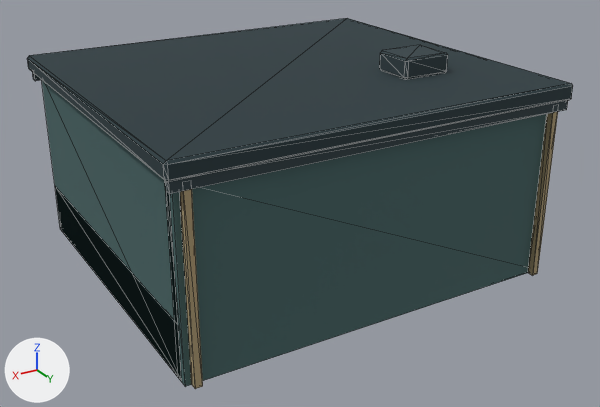
An edit to the glTF model godot/assets/building_clinic.glb, drawn before and after from the same camera.
One viewpoint serves both versions: a 50 mm camera at (5.89, 12.78, 5.83) aimed at (-0.05, 2.88, 0.88). Lighting does not change. The marker at lower left points along +X, +Y and +Z. The older version comes first. Mesh edges are drawn as thin lines. Where no turn or scale is listed for an object, it has been applied to the vertices.

In view in the first picture: 'DD_Cut_East', 'DD_Hide_BackCorner', 'DD_Hide_BackCorner.001', 'DD_Hide_BackFascia', 'DD_Hide_East', 'DD_Hide_Roof', 'DD_Hide_RoofVent', 'DD_Keep_Back'.
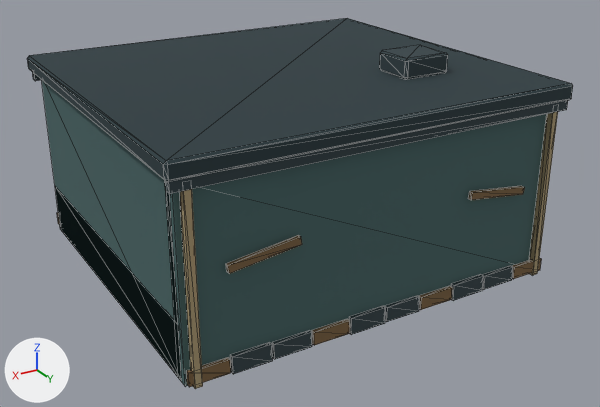
Changed parts and their boxes [x1, y1, x2, y2] in the pictures (600 x 407 px):
'DD_Hide_BackWindowRepair.001', added (brown)
    after: [226, 235, 302, 274]
'DD_Hide_BackPlinth.008', added
    after: [230, 342, 273, 374]
'DD_Hide_BackPlinth.007', added
    after: [272, 330, 312, 359]
'DD_Hide_BackPlinth.005', added
    after: [349, 306, 386, 335]
'DD_Hide_BackPlinth.006', added (brown)
    after: [312, 319, 350, 345]
'DD_Hide_BackPlinth.009', added (brown)
    after: [187, 358, 231, 387]
'DD_Hide_BackPlinth.004', added
    after: [385, 296, 420, 322]
'DD_Hide_BackPlinth.002', added
    after: [451, 274, 484, 301]
'DD_Hide_BackWindowRepair', added (brown)
    after: [468, 186, 525, 200]
'DD_Hide_BackPlinth.003', added (brown)
    after: [419, 286, 452, 310]
'DD_Hide_BackPlinth.001', added
    after: [482, 266, 513, 289]
'DD_Hide_BackPlinth', added
    after: [512, 258, 542, 279]
'DD_Hide_FrontPlinth.005', added
    after: [57, 213, 60, 224]

The change, as a diff of the scene's bpy script:
```diff
--- a/godot/assets/building_clinic.glb.py
+++ b/godot/assets/building_clinic.glb.py
@@ me_cube_043 @@
+me_cube_043.from_pydata([(-0.488, -0.03, 0.011), (-0.474, -0.03, 0.115), (-0.488, 0.03, 0.011), (-0.474, 0.03, 0.115), (0.474, -0.03, -0.115), (0.488, -0.03, -0.011), (0.474, 0.03, -0.115), (0.488, 0.03, -0.011)], [], [(0, 1, 3), (0, 3, 2), (2, 3, 7), (2, 7, 6), (6, 7, 5), (6, 5, 4), (4, 5, 1), (4, 1, 0), (2, 6, 4), (2, 4, 0), (7, 3, 1), (7, 1, 5)])
+me_cube_043.materials.append(mat_dd_wood_light)  # brown #7a6140
@@ me_cube_042 @@
+me_cube_042.from_pydata([(-0.474, -0.03, -0.115), (-0.488, -0.03, -0.011), (-0.474, 0.03, -0.115), (-0.488, 0.03, -0.011), (0.488, -0.03, 0.011), (0.474, -0.03, 0.115), (0.488, 0.03, 0.011), (0.474, 0.03, 0.115)], [], [(0, 1, 3), (0, 3, 2), (2, 3, 7), (2, 7, 6), (6, 7, 5), (6, 5, 4), (4, 5, 1), (4, 1, 0), (2, 6, 4), (2, 4, 0), (7, 3, 1), (7, 1, 5)])
+me_cube_042.materials.append(mat_dd_wood_light)  # brown #7a6140
@@ ob_dd_hide_frontplinth_005 @@
+ob_dd_hide_frontplinth_005 = bpy.data.objects.new('DD_Hide_FrontPlinth.005', me_cube_026)  # a box spanning x -0.27..0.27, y -0.03..0.03, z -0.095..0.095; in mat_dd_wood_light (brown #7a6140)
+ob_dd_hide_frontplinth_005.location = (2.56, -0.15, 0.13)
@@ ob_dd_hide_backwindowrepair_001 @@
+ob_dd_hide_backwindowrepair_001 = bpy.data.objects.new('DD_Hide_BackWindowRepair.001', me_cube_043)
+ob_dd_hide_backwindowrepair_001.location = (1.8, 5.18, 1.5)
@@ ob_dd_hide_backwindowrepair @@
+ob_dd_hide_backwindowrepair = bpy.data.objects.new('DD_Hide_BackWindowRepair', me_cube_042)
+ob_dd_hide_backwindowrepair.location = (-1.8, 5.18, 1.5)
@@ ob_dd_hide_backplinth_009 @@
+ob_dd_hide_backplinth_009 = bpy.data.objects.new('DD_Hide_BackPlinth.009', me_cube_026.copy())
+ob_dd_hide_backplinth_009.location = (2.56, 5.15, 0.13)
@@ ob_dd_hide_backplinth_008 @@
+ob_dd_hide_backplinth_008 = bpy.data.objects.new('DD_Hide_BackPlinth.008', me_cube_040)  # a box spanning x -0.27..0.27, y -0.03..0.03, z -0.12..0.12; in mat_dd_steel (dark cyan #304045)
+ob_dd_hide_backplinth_008.location = (1.99, 5.15, 0.13)
@@ ob_dd_hide_backplinth_007 @@
+ob_dd_hide_backplinth_007 = bpy.data.objects.new('DD_Hide_BackPlinth.007', me_cube_039)  # a box spanning x -0.27..0.27, y -0.03..0.03, z -0.108..0.108; in mat_dd_steel (dark cyan #304045)
+ob_dd_hide_backplinth_007.location = (1.42, 5.15, 0.13)
@@ ob_dd_hide_backplinth_006 @@
+ob_dd_hide_backplinth_006 = bpy.data.objects.new('DD_Hide_BackPlinth.006', me_cube_026.copy())
+ob_dd_hide_backplinth_006.location = (0.85, 5.15, 0.13)
@@ ob_dd_hide_backplinth_005 @@
+ob_dd_hide_backplinth_005 = bpy.data.objects.new('DD_Hide_BackPlinth.005', me_cube_040.copy())
+ob_dd_hide_backplinth_005.location = (0.28, 5.15, 0.13)
@@ ob_dd_hide_backplinth_004 @@
+ob_dd_hide_backplinth_004 = bpy.data.objects.new('DD_Hide_BackPlinth.004', me_cube_039.copy())
+ob_dd_hide_backplinth_004.location = (-0.29, 5.15, 0.13)
@@ ob_dd_hide_backplinth_003 @@
+ob_dd_hide_backplinth_003 = bpy.data.objects.new('DD_Hide_BackPlinth.003', me_cube_026.copy())
+ob_dd_hide_backplinth_003.location = (-0.86, 5.15, 0.13)
@@ ob_dd_hide_backplinth_002 @@
+ob_dd_hide_backplinth_002 = bpy.data.objects.new('DD_Hide_BackPlinth.002', me_cube_040.copy())
+ob_dd_hide_backplinth_002.location = (-1.43, 5.15, 0.13)
@@ ob_dd_hide_backplinth_001 @@
+ob_dd_hide_backplinth_001 = bpy.data.objects.new('DD_Hide_BackPlinth.001', me_cube_039.copy())
+ob_dd_hide_backplinth_001.location = (-2.0, 5.15, 0.13)
@@ ob_dd_hide_backplinth @@
+ob_dd_hide_backplinth = bpy.data.objects.new('DD_Hide_BackPlinth', me_cube_026.copy())
+ob_dd_hide_backplinth.location = (-2.57, 5.15, 0.13)
```
